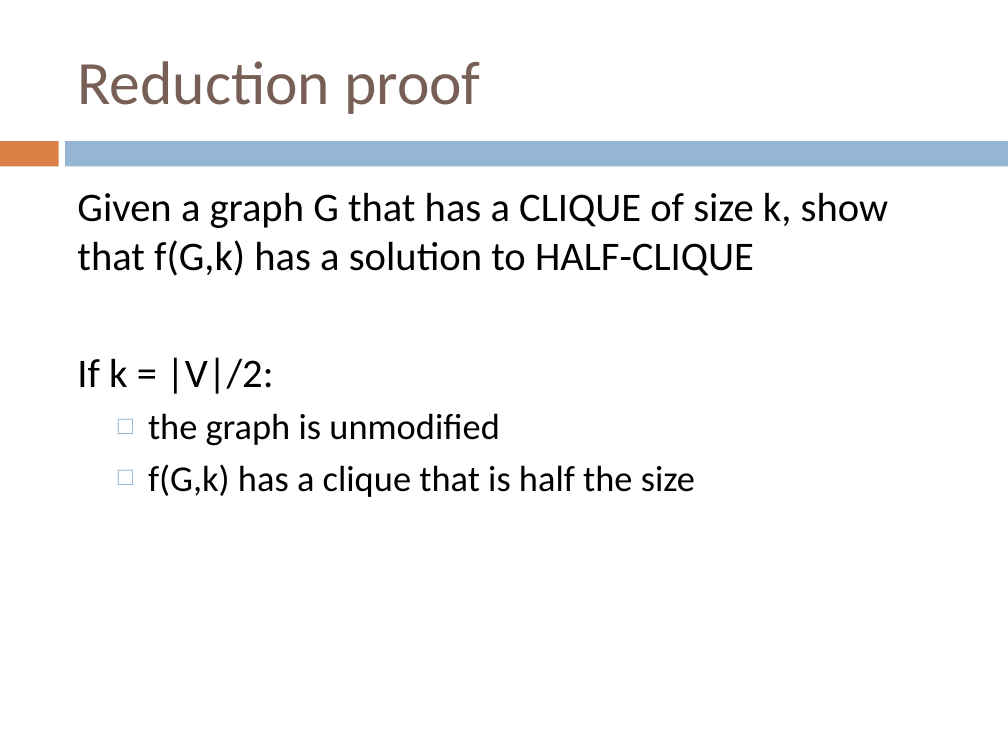
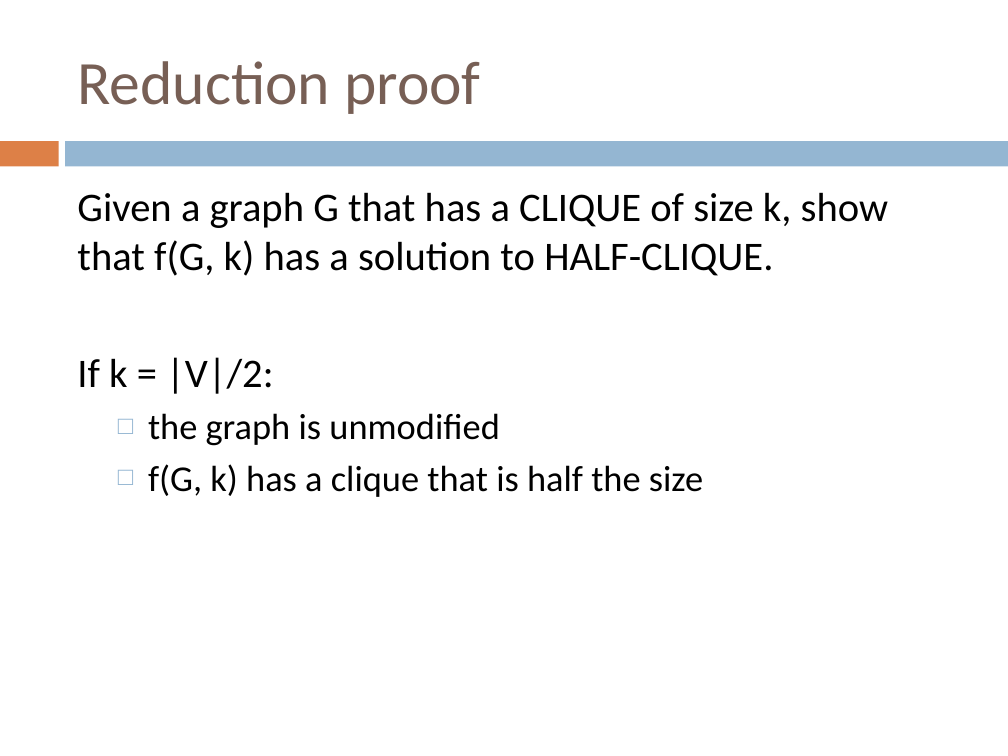
Before and after one commit to Collins-kariuk/Algorithms, a slide deck: slide 28 of Lectures/Lecture 24_NP-Complete Reductions.pptx. Drawn at 1008x756 pixels with LibreOffice and Linux fonts; fonts in the diff are those of the drawing. Boxes give left, top, right and bottom in pixels: in the first picture for what was removed or moved away, otherwise in the second. Text is boxed around its words. In the diff, an @@ line names an element or a change of style, - is before the commit and + after.

Commit message:
Review lecture 24 (NP-complete reductions)

```diff
--- a/Lectures/Lecture 24_NP-Complete Reductions.pptx
+++ b/Lectures/Lecture 24_NP-Complete Reductions.pptx
@@ text at (77,192,888,276): text changed @@
-Given a graph G that has a CLIQUE of size k, show that f(G,k) has a solution to HALF-CLIQUE
+Given a graph G that has a CLIQUE of size k, show that f(G, k) has a solution to HALF-CLIQUE.
@@ text at (148,464,703,497): spaces changed @@
-  □ f(G,k) has a clique that is half the size
+  □ f(G, k) has a clique that is half the size
```
Also in this commit, not shown: 26 other slides changed.
